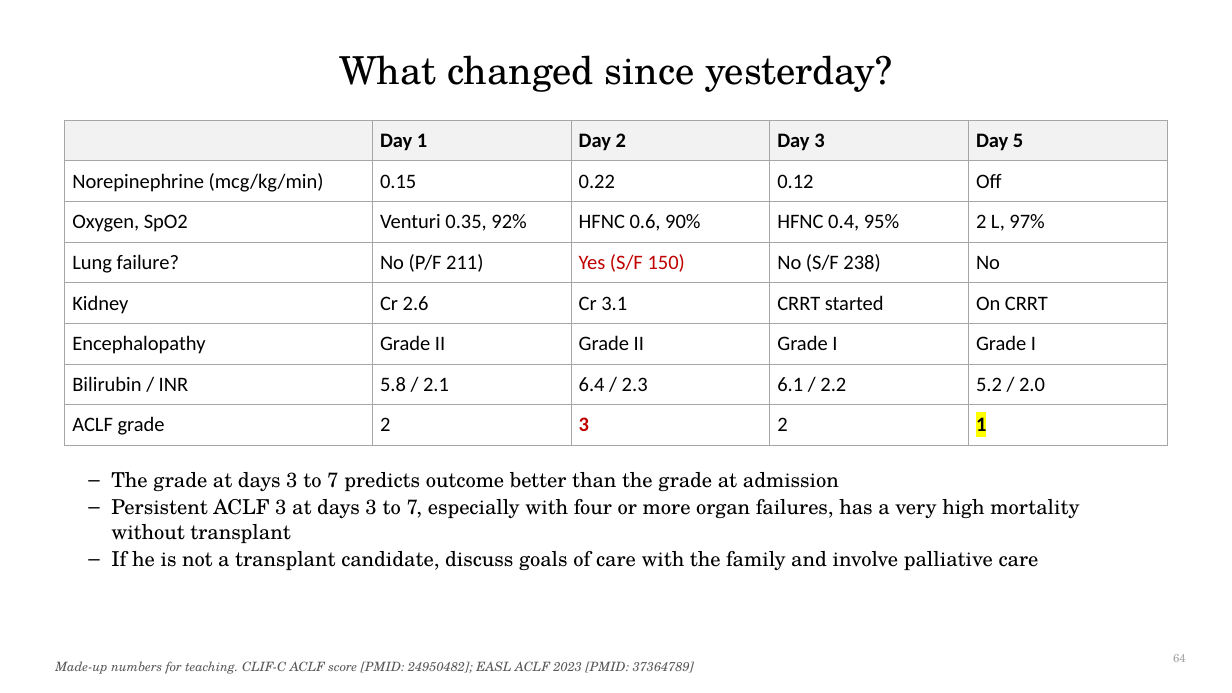
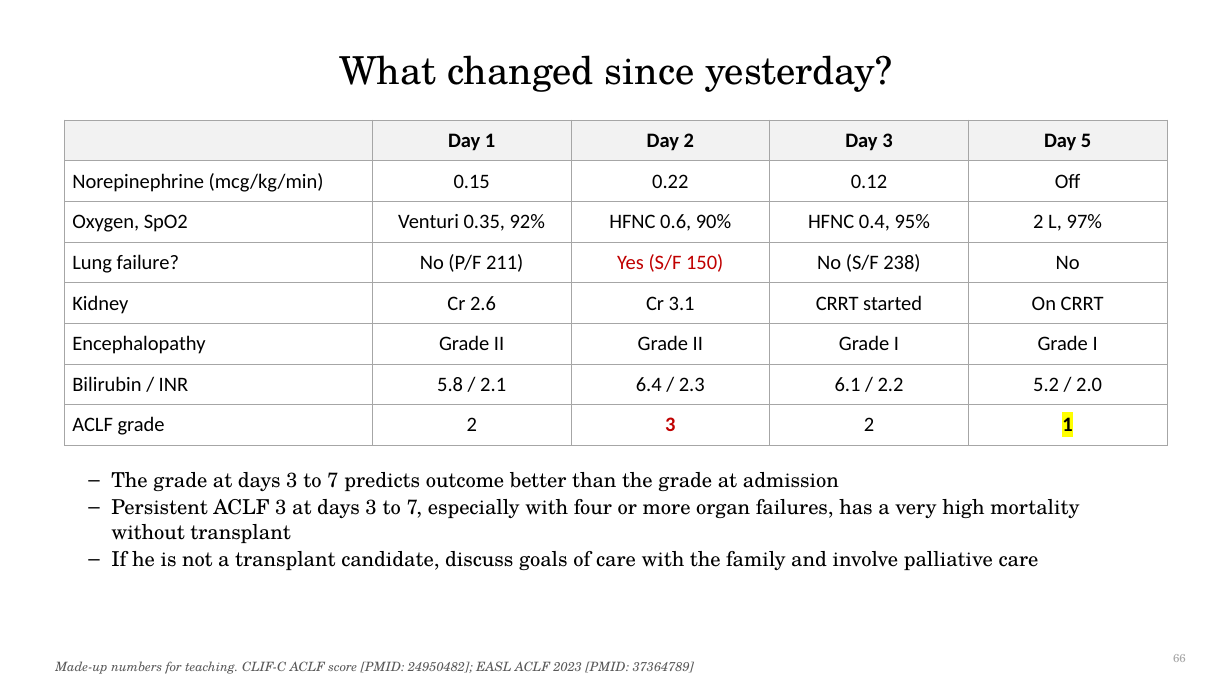
Before and after one commit to qaddodi/mohammad-almeqdadi-lectures, a slide deck: slide 66 of lectures/acute-liver-failure-aclf-in-icu/ALF and ACLF in the ICU.pptx (slide 64 before the commit). Drawn at 1232x693 pixels with LibreOffice and Linux fonts; fonts in the diff are those of the drawing. Boxes give left, top, right and bottom in pixels: in the first picture for what was removed or moved away, otherwise in the second. Text is boxed around its words. In the diff, an @@ line names an element or a change of style, - is before the commit and + after.

```diff
--- a/lectures/acute-liver-failure-aclf-in-icu/ALF and ACLF in the ICU.pptx
+++ b/lectures/acute-liver-failure-aclf-in-icu/ALF and ACLF in the ICU.pptx
@@ table at bbox=[65, 120, 1167, 439] @@
@@ alignment left to centre @@
@@ page number at bbox=[1173, 654, 1186, 662]: text changed @@
-64
+66
```
Also in this commit, not shown: 8 other slides changed, 2 slides added, 2 other files.
